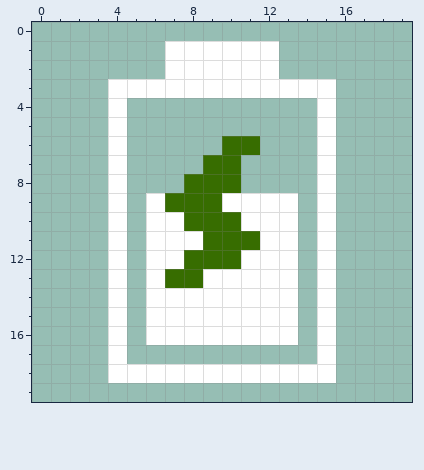
Pixel-art sprite -- icons/8c.png. This is how it looked before the edit.
The file is 20x20 pixels.
Now the later version:
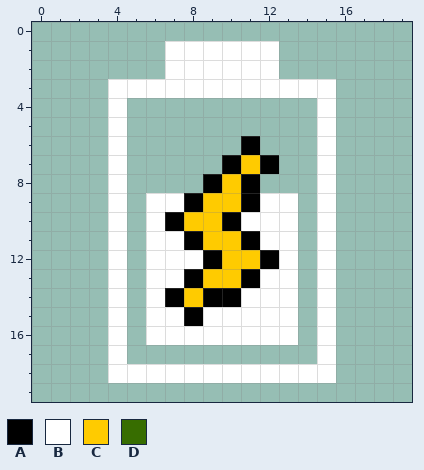
Palette (. is transparent): A #000000  B #ffffff  C #ffcb00  D #376d00
The edit:
@@ x 5..14 @@
  5 ..........
- 6 .....DD...
- 7 ....DD....
- 8 ...DDD....
- 9 .BDDDBBBB.
-10 .BBDDDBBB.
-11 .BBBDDDBB.
-12 .BBDDDBBB.
-13 .BDDBBBBB.
-14 .BBBBBBBB.
-15 .BBBBBBBB.
+ 6 ......A...
+ 7 .....ACA..
+ 8 ....ACA...
+ 9 .BBACCABB.
+10 .BACCABBB.
+11 .BBACCABB.
+12 .BBBACCAB.
+13 .BBACCABB.
+14 .BACAABBB.
+15 .BBABBBBB.
 16 .BBBBBBBB.
Boxes around the changes in both pictures, in picture pixels (x1, y1, x2, y2):
changed: (165, 136, 279, 326)
